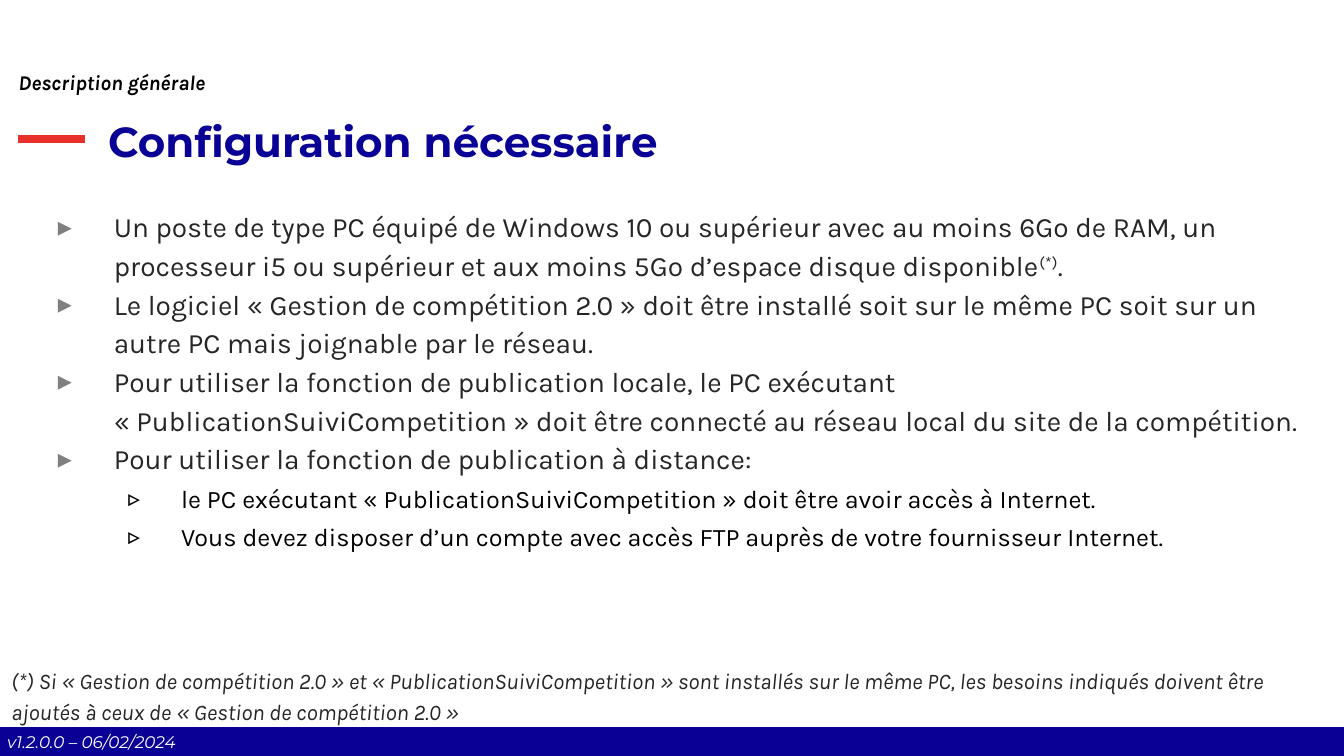
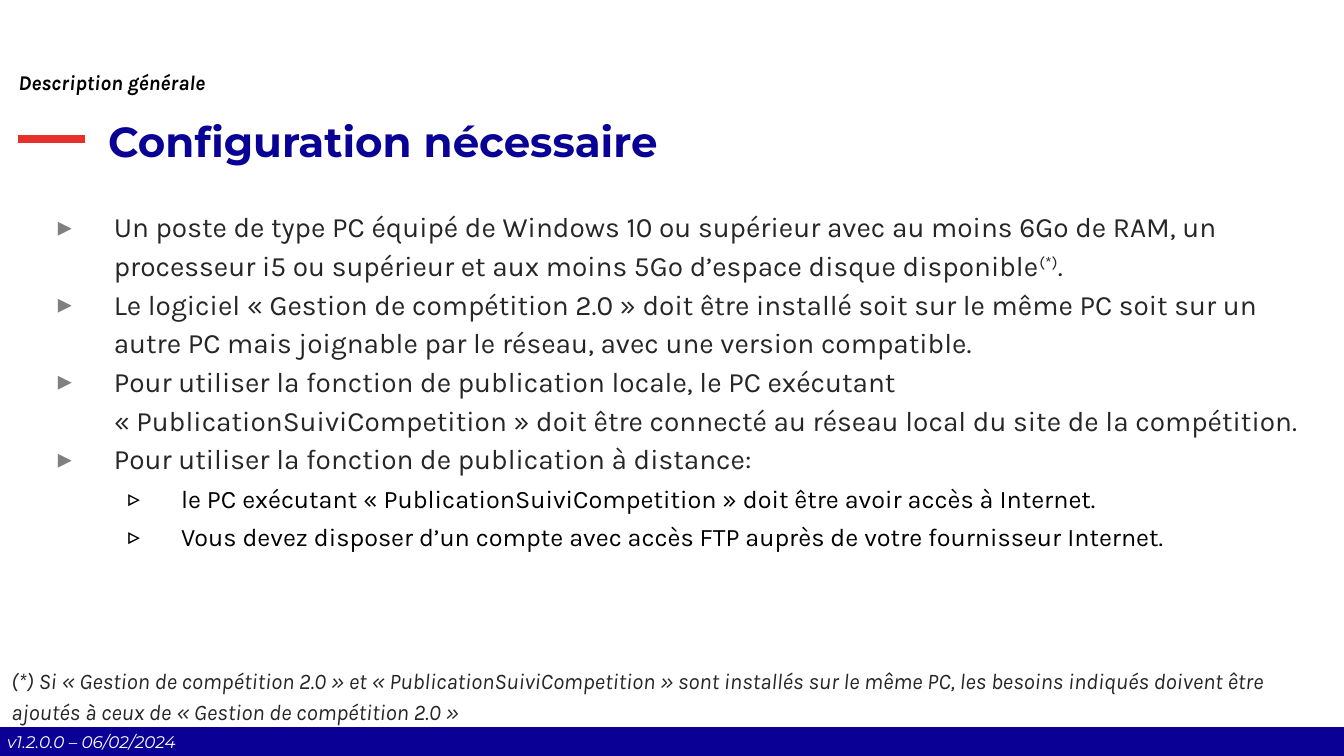
Before and after one commit to Comite-Rhone-Judo/PublicationSuiviCompetition, a slide deck: slide 5 of AppPublication/Documentation/PublicationSuiviCompetition - Manuel d'utilisation.pptx. Drawn at 1344x756 pixels with LibreOffice and Linux fonts; fonts in the diff are those of the drawing; background and template pictures are left out. Boxes give left, top, right and bottom in pixels: in the first picture for what was removed or moved away, otherwise in the second. Text is boxed around its words. In the diff, an @@ line names an element or a change of style, - is before the commit and + after.

Commit message:
Correction erreur XSLT Ajout du versioning de Test

```diff
--- a/AppPublication/Documentation/PublicationSuiviCompetition - Manuel d'utilisation.pptx
+++ b/AppPublication/Documentation/PublicationSuiviCompetition - Manuel d'utilisation.pptx
@@ text at [114, 293, 1257, 360]: text changed @@
-▸ Le logiciel « Gestion de compétition 2.0 » doit être installé soit sur le même PC soit sur un autre PC mais joignable par le réseau.
+▸ Le logiciel « Gestion de compétition 2.0 » doit être installé soit sur le même PC soit sur un autre PC mais joignable par le réseau, avec une version compatible.
```
Also in this commit, not shown: 5 other slides changed, 12 slides added, 1 slide removed, 8 other files.
